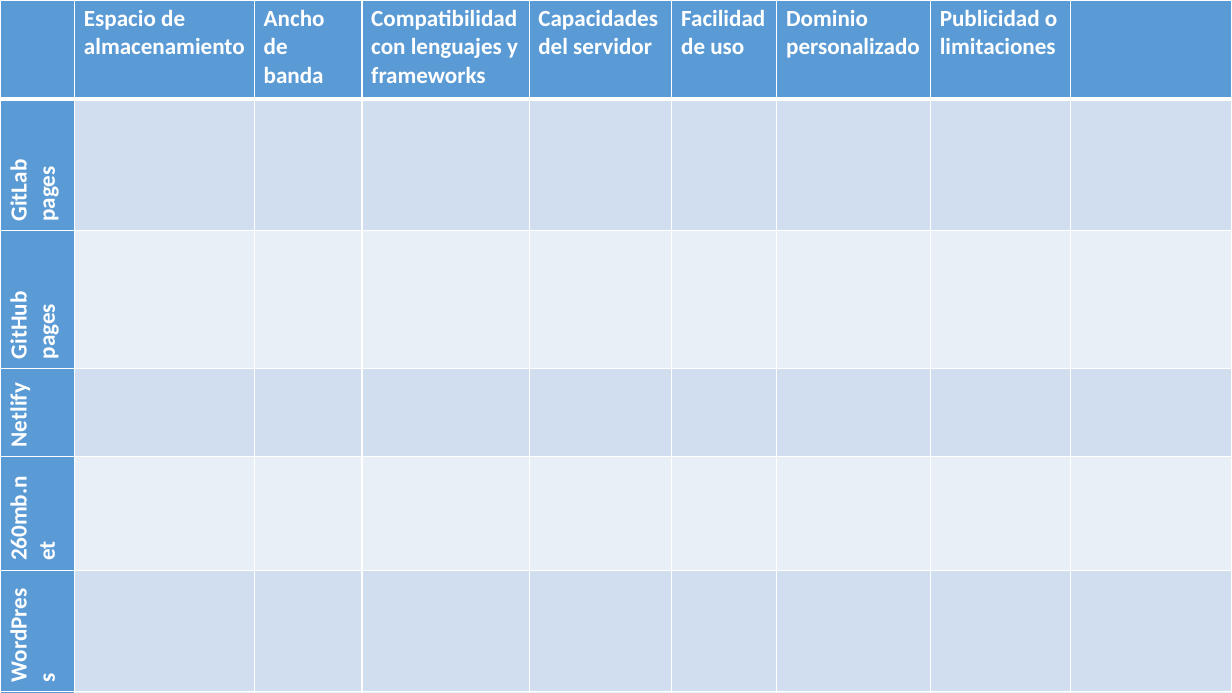
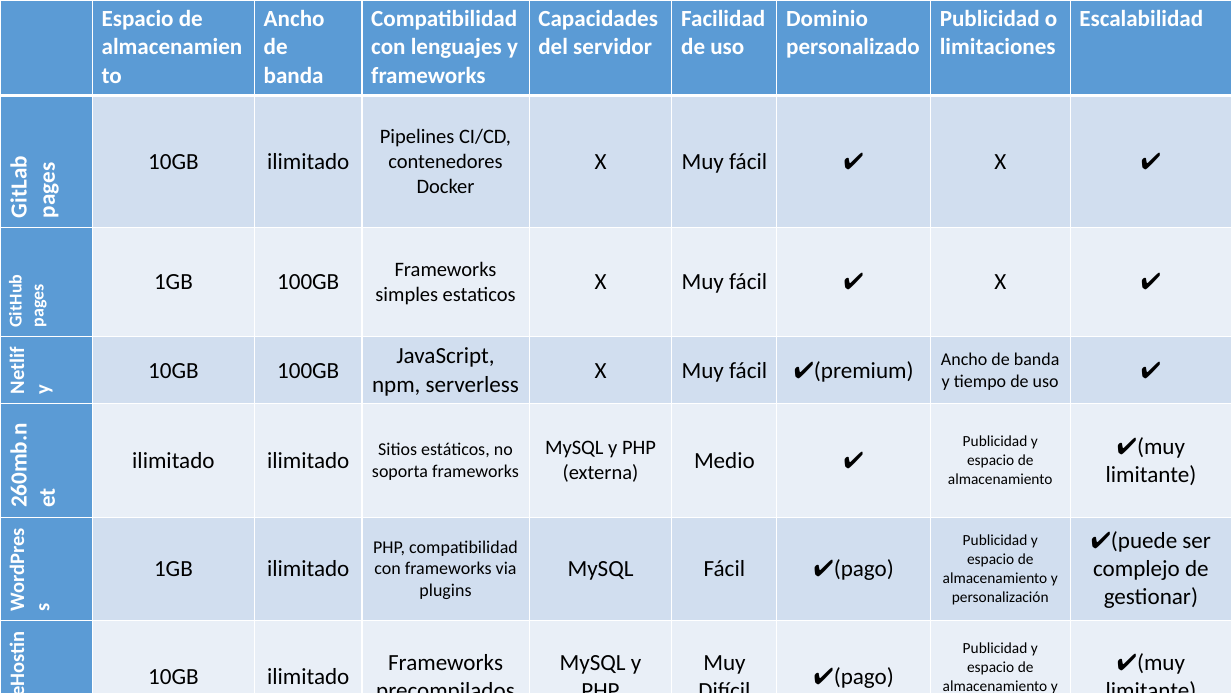
Before and after one commit to Sergioastur/Despliegue, a slide deck: slide 3 of Estudio sobre Alojamiento Web Gratuito para Despliegue de Aplicaciones/Estudio sobre Alojamiento Web Gratuito.pptx. Drawn at 1232x693 pixels with LibreOffice and Linux fonts; fonts in the diff are those of the drawing. Boxes give left, top, right and bottom in pixels: in the first picture for what was removed or moved away, otherwise in the second. Text is boxed around its words. In the diff, an @@ line names an element or a change of style, - is before the commit and + after.

```diff
--- a/Estudio sobre Alojamiento Web Gratuito para Despliegue de Aplicaciones/Estudio sobre Alojamiento Web Gratuito.pptx
+++ b/Estudio sobre Alojamiento Web Gratuito para Despliegue de Aplicaciones/Estudio sobre Alojamiento Web Gratuito.pptx
@@ table at bbox=[0, 0, 1232, 693] @@
-row 1:  | Espacio de almacenamiento | Ancho de banda | Compatibilidad con lenguajes y frameworks | Capacidades del servidor | Facilidad de uso | Dominio personalizado | Publicidad o limitaciones | 
-row 2: GitLab pages |  |  |  |  |  |  |  | 
-row 3: GitHub pages |  |  |  |  |  |  |  | 
-row 4: Netlify |  |  |  |  |  |  |  | 
-row 5: 260mb.net |  |  |  |  |  |  |  | 
-row 6: WordPress |  |  |  |  |  |  |  | 
-row 7: FreeHosting |  |  |  |  |  |  |  | 
+row 1:  | Espacio de almacenamiento | Ancho de banda | Compatibilidad con lenguajes y frameworks | Capacidades del servidor | Facilidad de uso | Dominio personalizado | Publicidad o limitaciones | Escalabilidad
+row 2: GitLab pages | 10GB | ilimitado | Pipelines CI/CD, contenedores Docker | X | Muy fácil | ✔ | X | ✔
+row 3: GitHub pages | 1GB | 100GB | Frameworks simples estaticos | X | Muy fácil | ✔ | X | ✔
+row 4: Netlify | 10GB | 100GB | JavaScript, npm, serverless | X | Muy fácil | ✔(premium) | Ancho de banda y tiempo de uso | ✔
+row 5: 260mb.net | ilimitado | ilimitado | Sitios estáticos, no soporta frameworks | MySQL y PHP (externa) | Medio | ✔ | Publicidad y espacio de almacenamiento | ✔(muy limitante)
+row 6: WordPress | 1GB | ilimitado | PHP, compatibilidad con frameworks via plugins | MySQL | Fácil | ✔(pago) | Publicidad y espacio de almacenamiento y personalización | ✔(puede ser complejo de gestionar)
+row 7: FreeHosting | 10GB | ilimitado | Frameworks precompilados | MySQL y PHP | Muy Difícil | ✔(pago) | Publicidad y espacio de almacenamiento y ancho de banda | ✔(muy limitante)
+row 8: BYET Internet Services | 1GB | 5GB | Sitios estáticos, no soporta frameworks | MySQL y PHP (externa) | Difícil | ✔ | Publicidad y espacio de almacenamiento y ancho de banda | ✔(muy limitante)
```
Also in this commit, not shown: 4 slides added, 4 other files.
